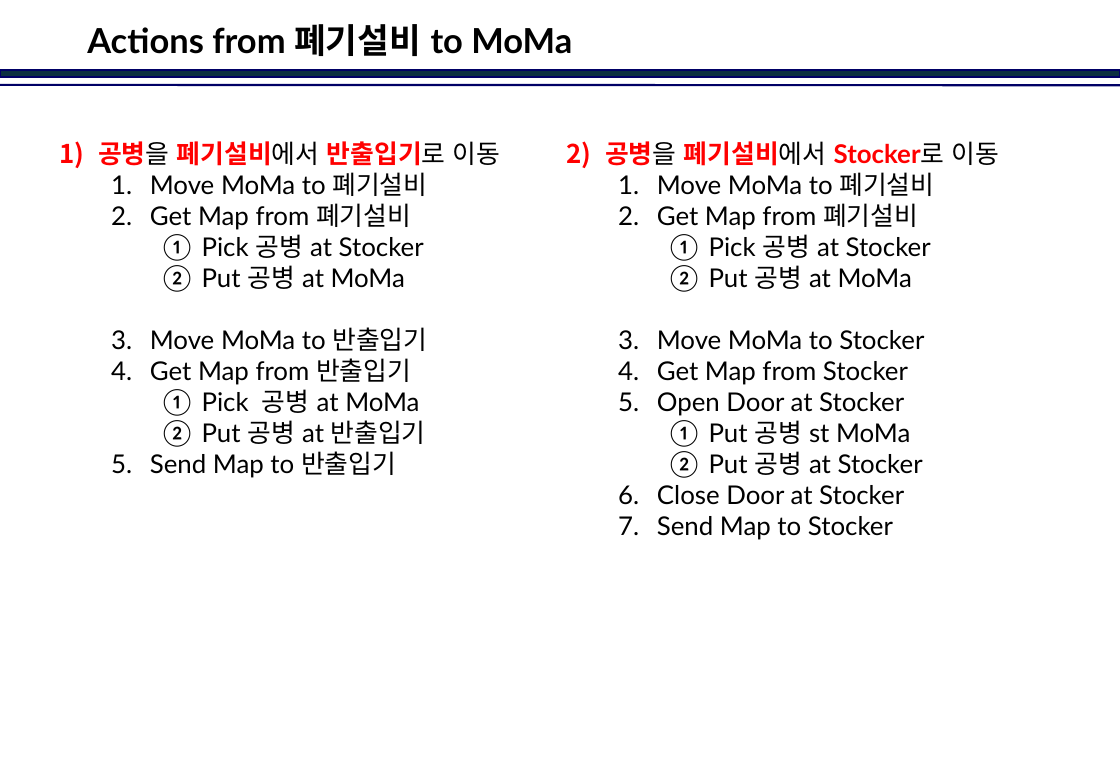
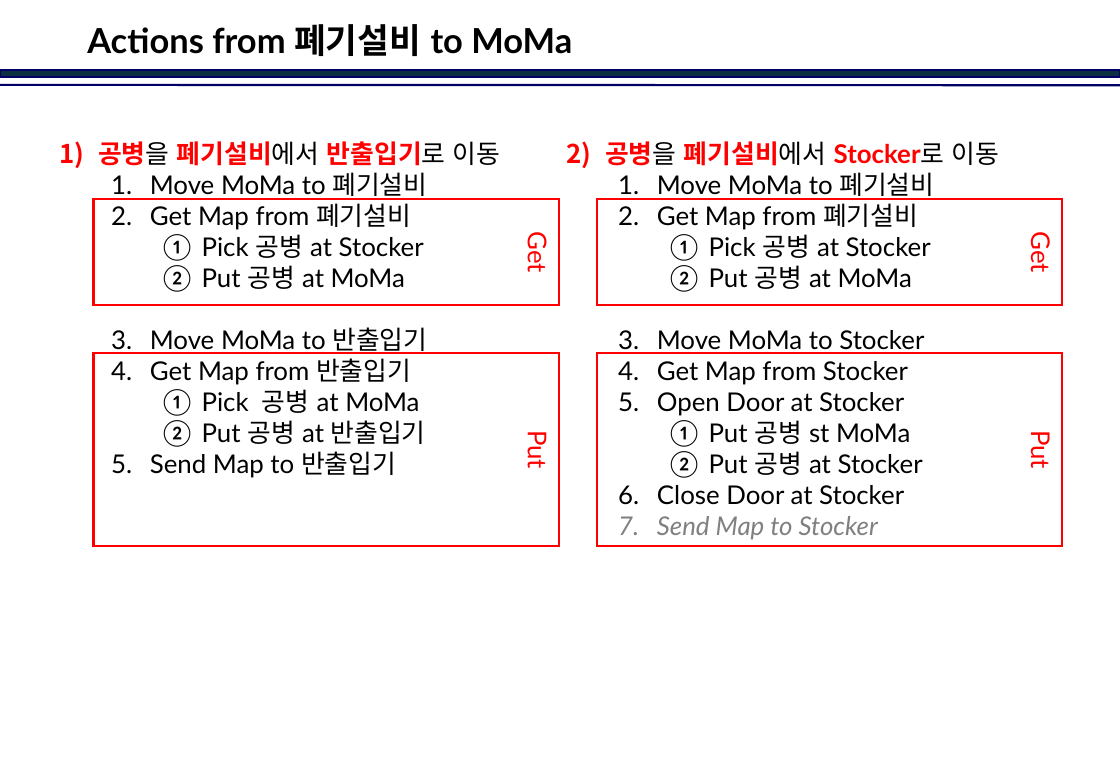
Before and after one commit to jinkabpark/SamickThk_Analysis, a slide deck: slide 14 of 허종원/Dispatcher Scenario.pptx. Drawn at 1120x775 pixels with LibreOffice and Linux fonts; fonts in the diff are those of the drawing; background and template pictures are left out. Boxes give left, top, right and bottom in pixels: in the first picture for what was removed or moved away, otherwise in the second. Text is boxed around its words. In the diff, an @@ line names an element or a change of style, - is before the commit and + after.

```diff
--- a/허종원/Dispatcher Scenario.pptx
+++ b/허종원/Dispatcher Scenario.pptx
@@ rectangle added at [93, 200, 558, 305], outline #FF0000 1.5 pt, 18 pt, text #FF0000 @@
+Get
@@ rectangle added at [597, 200, 1062, 305], outline #FF0000 1.5 pt, 18 pt, text #FF0000 @@
+Get
@@ rectangle added at [93, 354, 558, 547], outline #FF0000 1.5 pt, 18 pt, text #FF0000 @@
+Put
@@ rectangle added at [597, 354, 1062, 547], outline #FF0000 1.5 pt, 18 pt, text #FF0000 @@
+Put
@@ text at [657, 516, 878, 540]: text colour #000000 to #808080, italic on in "Send Map to Stocker" @@
```
Also in this commit, not shown: 11 other slides changed.
